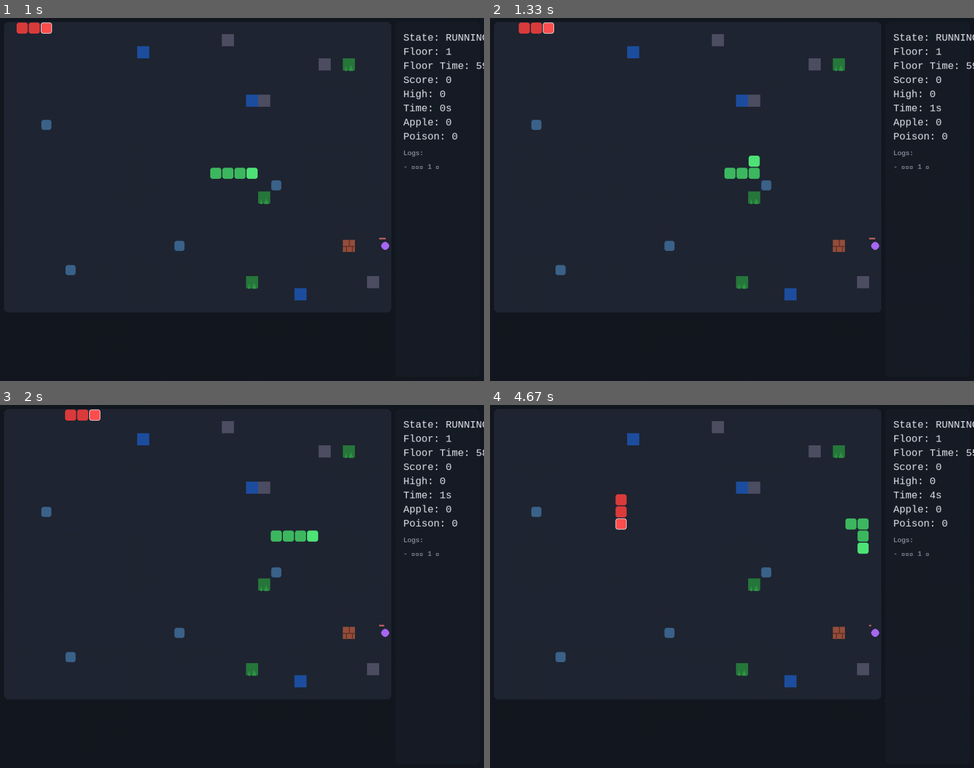
Above: before the commit, frames 1-4 (two rows, left to right).
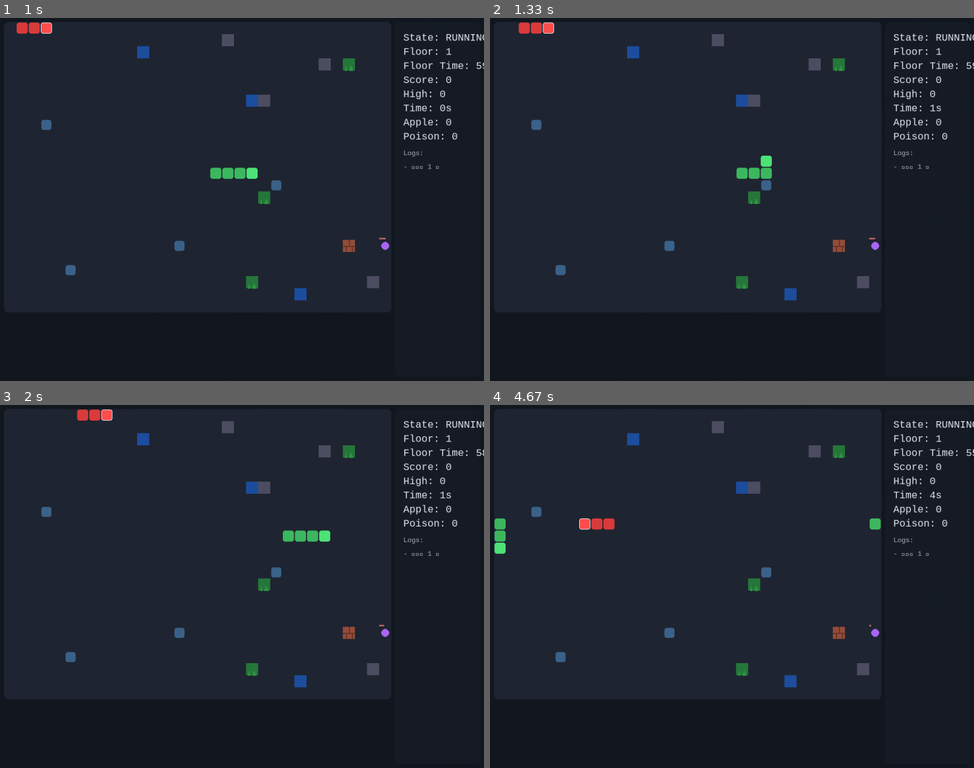
Above: after the commit, the same moments.

Repository: colors-blind/snake_game_with_pygame
Game: pygame game, started from src/main.py
Two runs of this game, one before a commit and one after it. Both use one fixed random seed, a clock stepped at 60 frames per second and the inputs below.
Inputs:
- Up to frame 1 (1 s): tap Enter at 0.33 s; hold Right from 0.67 s (still down)
- Up to frame 2 (1.33 s): release Right at 1.13 s; hold Up from 1.17 s (still down)
- Up to frame 3 (2 s): release Up at 1.47 s; hold Right 1.5-1.97 s
- Up to frame 4 (4.67 s): hold Left 2-2.53 s; hold Down 2.57-2.87 s; hold Left 2.9-3.3 s; hold Up 3.33-3.7 s; hold Right 3.73-4.37 s; hold Down from 4.4 s (still down)

Frame 1 is identical in both runs. In frame 2, 0.3% of the frame differs, in the area x 48-59%, y 37-45%; in frame 3, 0.4%; in frame 4, 1.0%, in the area x 0-81%, y 24-42%.

Commit message:
feat(游戏机制): 添加冲刺机制
实现新的冲刺机制，当玩家快速连续输入方向键时，蛇的移动速度会暂时提升。添加了相关配置参数和状态管理，包括冲刺速度乘数、按键加速、衰减率和连续按键时间窗口。

Diff:
--- a/save_data.json
+++ b/save_data.json
@@ -1,3 +1,3 @@
 {
-  "hight_score": 6
+  "hight_score": 1
 }
--- a/src/config.py
+++ b/src/config.py
@@ -61,6 +61,10 @@
     boost_duration_sec: float = 4.0
     boost_tick_bonus_ms: int = 25
     slow_zone_tick_multiplier: float = 1.8
+    dash_max_speed_multiplier: float = 0.5
+    dash_speedup_per_key: float = 0.1
+    dash_decay_rate_per_sec: float = 0.4
+    dash_consecutive_window_ms: int = 350
 
 
 @dataclass(frozen=True)
--- a/src/game.py
+++ b/src/game.py
@@ -59,6 +59,8 @@
         self.input_buffer = DirectionInputBuffer()
         self.tick_accumulator = 0
         self.ai_tick_accumulator = 0
+        self.stats.dash_multiplier = 1.0
+        self.stats.last_direction_key_ms = 0
 
         self.stats.add_log(f"进入第 {self.stats.floor} 层")
 
@@ -122,6 +124,12 @@
             if self.stats.has_reverse_controls():
                 direction = DirectionInputBuffer.reverse(direction)
             self.input_buffer.enqueue(direction)
+
+            time_since_last_key = self.stats.elapsed_ms - self.stats.last_direction_key_ms
+            if time_since_last_key <= GAMEPLAY.dash_consecutive_window_ms:
+                new_multiplier = self.stats.dash_multiplier - GAMEPLAY.dash_speedup_per_key
+                self.stats.dash_multiplier = max(new_multiplier, GAMEPLAY.dash_max_speed_multiplier)
+            self.stats.last_direction_key_ms = self.stats.elapsed_ms
 
     def _handle_upgrade_selection(self, key: int) -> None:
         if key == pygame.K_LEFT:
@@ -164,6 +172,12 @@
         if self.stats.active_boost_left_ms > 0:
             self.stats.active_boost_left_ms -= dt
 
+        time_since_last_key = self.stats.elapsed_ms - self.stats.last_direction_key_ms
+        if time_since_last_key > GAMEPLAY.dash_consecutive_window_ms:
+            decay_amount = GAMEPLAY.dash_decay_rate_per_sec * (dt / 1000.0)
+            new_multiplier = self.stats.dash_multiplier + decay_amount
+            self.stats.dash_multiplier = min(new_multiplier, 1.0)
+
         self.stats.clean_inactive_events()
 
         if self.stats.elapsed_ms >= self.stats.next_event_ms:
--- a/src/models.py
+++ b/src/models.py
@@ -248,6 +248,9 @@
 
     pending_event_notification: Optional[ActiveEvent] = None
 
+    dash_multiplier: float = 1.0
+    last_direction_key_ms: int = 0
+
     def add_log(self, text: str) -> None:
         self.logs.append(text)
         if len(self.logs) > 7:
@@ -257,6 +260,7 @@
         multiplier = self.upgrades.permanent_speed_bonus
         if self.active_boost_left_ms > 0:
             multiplier *= 0.8
+        multiplier *= self.dash_multiplier
         return multiplier
 
     def has_narrow_vision(self) -> bool:
Not shown, changed: .gitignore
